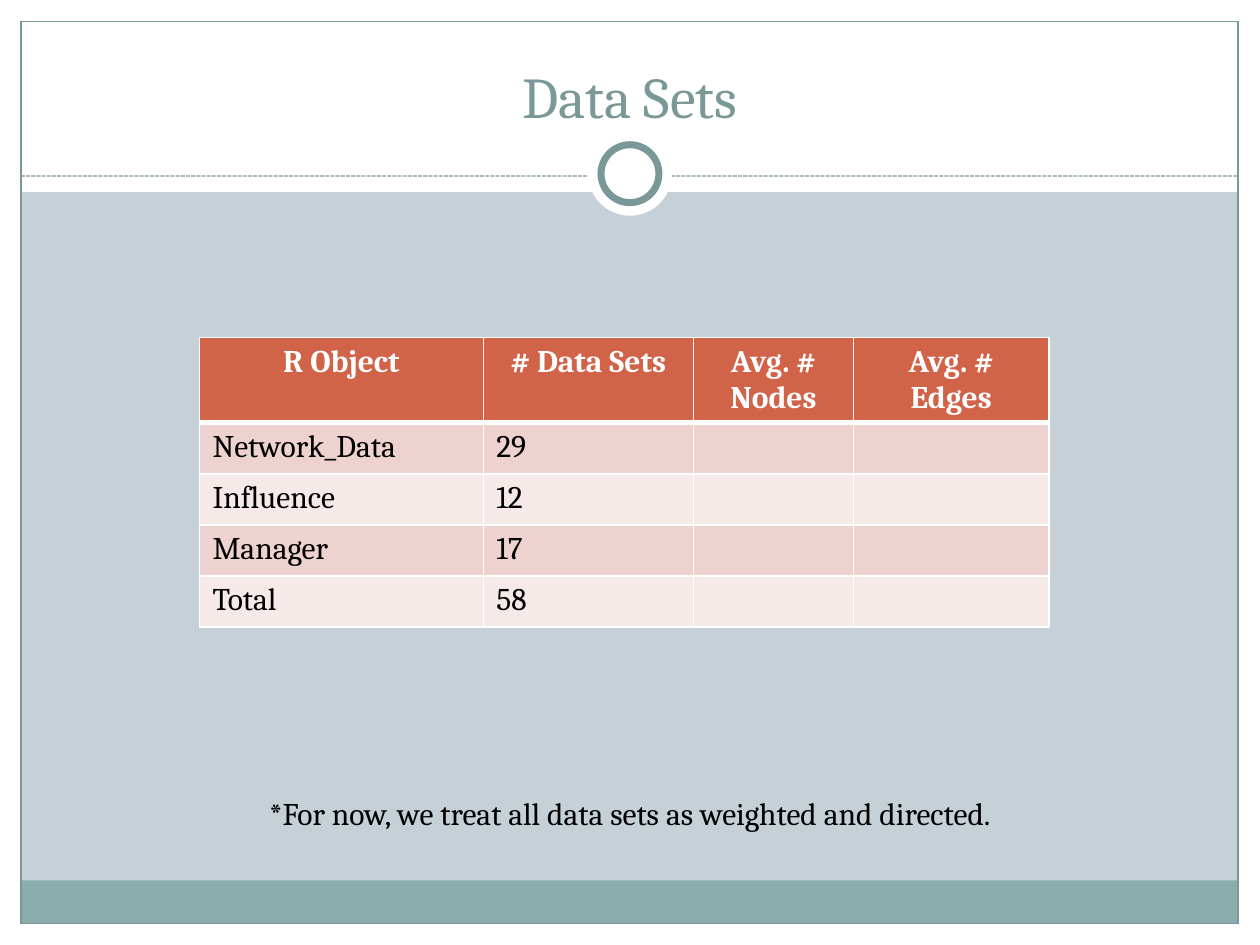
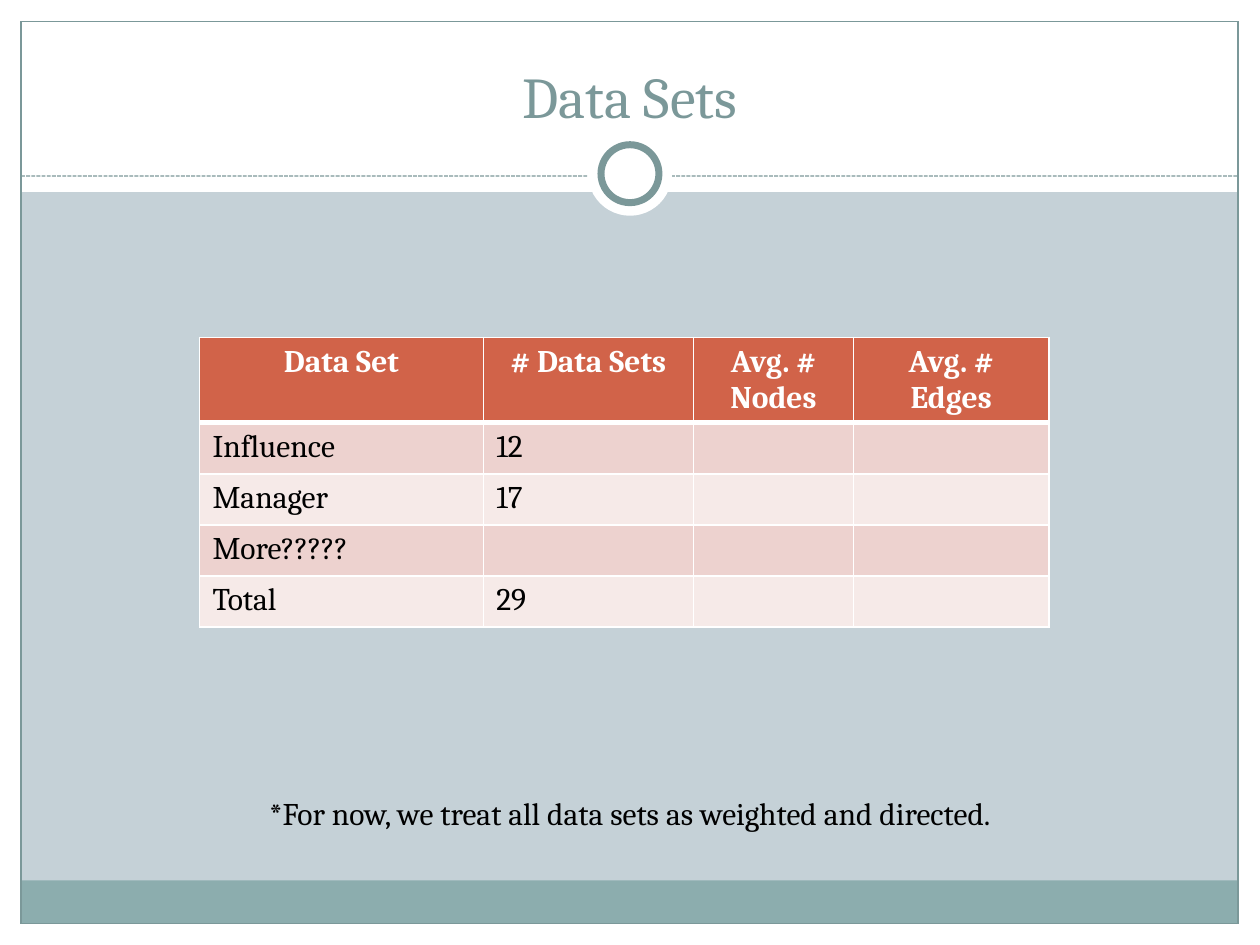
Before and after one commit to matthewjdenny/Hierarchy_In_Networks, a slide deck: slide 2 of Presentation/Oct21/Slides_10.21.pptx. Drawn at 1260x945 pixels with LibreOffice and Linux fonts; fonts in the diff are those of the drawing. Boxes give left, top, right and bottom in pixels: in the first picture for what was removed or moved away, otherwise in the second. Text is boxed around its words. In the diff, an @@ line names an element or a change of style, - is before the commit and + after.

Commit message:
Updating Presentation

```diff
--- a/Presentation/Oct21/Slides_10.21.pptx
+++ b/Presentation/Oct21/Slides_10.21.pptx
@@ table at box(199, 338, 1048, 630) @@
-row 1: R Object | # Data Sets | Avg. # Nodes | Avg. # Edges
-row 2: Network_Data | 29 |  | 
+row 1: Data Set | # Data Sets | Avg. # Nodes | Avg. # Edges
-row 5: Total | 58 |  | 
+row 4: More????? |  |  | 
+row 5: Total | 29 |  | 
```
Also in this commit, not shown: 2 other slides changed, 8 other files.
